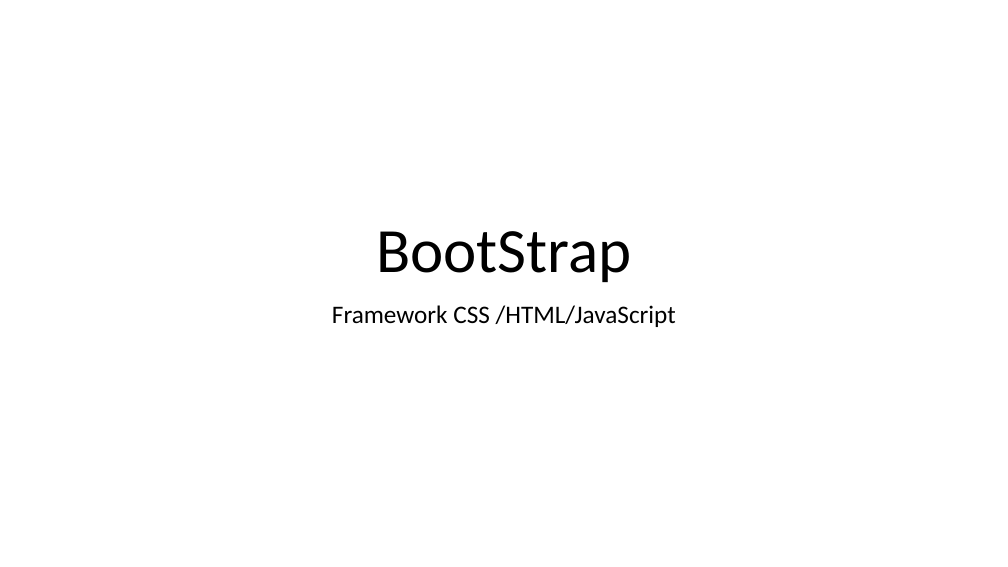
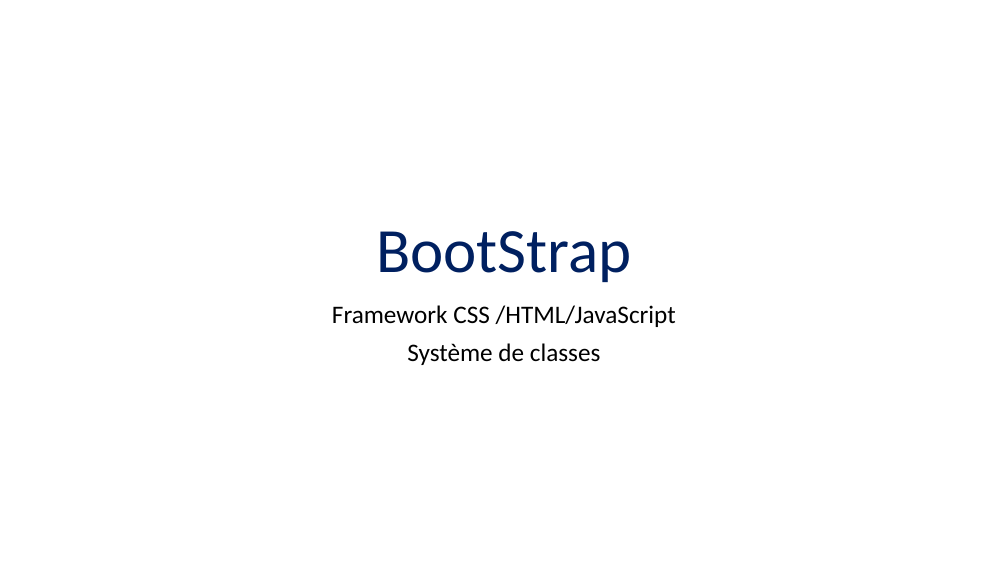
Before and after one commit to Freek31/Exo_html, a slide deck: slide 1 of 08-Angular/Bootstrap/BootStrap.pptx. Drawn at 1008x567 pixels with LibreOffice and Linux fonts; fonts in the diff are those of the drawing. Boxes give left, top, right and bottom in pixels: in the first picture for what was removed or moved away, otherwise in the second. Text is boxed around its words. In the diff, an @@ line names an element or a change of style, - is before the commit and + after.

```diff
--- a/08-Angular/Bootstrap/BootStrap.pptx
+++ b/08-Angular/Bootstrap/BootStrap.pptx
@@ title "BootStrap" at (x1=376, y1=231, x2=632, y2=282): text colour #000000 to #002060 @@
@@ subtitle at (x1=407, y1=343, x2=601, y2=365): paragraph added @@
+Système de classes
```
Also in this commit, not shown: 1 other slide changed, 8 slides added, 1 slide removed.
